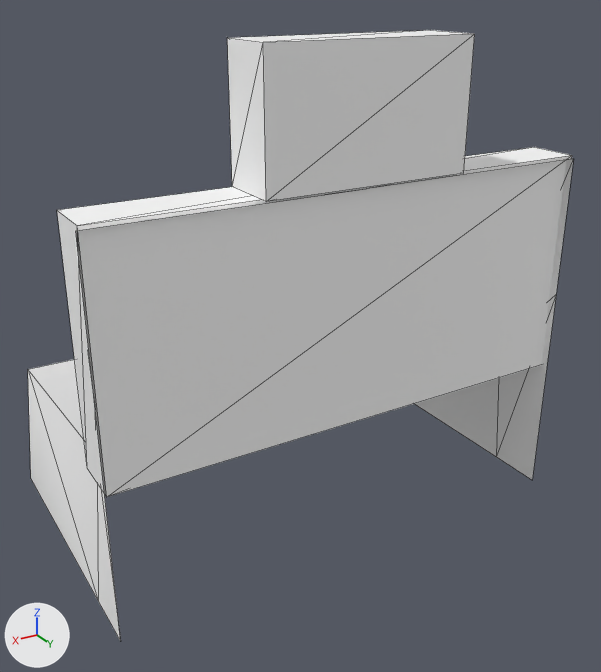
Before and after pictures for a commit that changed the FBX model JustynsVehiclePack/common/media/models_X/vehicles/JVP_LRSeatRearLeft.fbx.
The view is the same before and after, from a 50 mm lens placed at (78.4, 140.2, 84.1), pointed at (29.7, 58.9, 43.4). Every picture has the same lights, and +X, +Y and +Z are marked at lower left. The older version comes first. Mesh edges are drawn as thin lines. Vertices at exactly the same position are counted once.

Names of what the first picture shows: 'JVP_LRSeatRearLeft'.
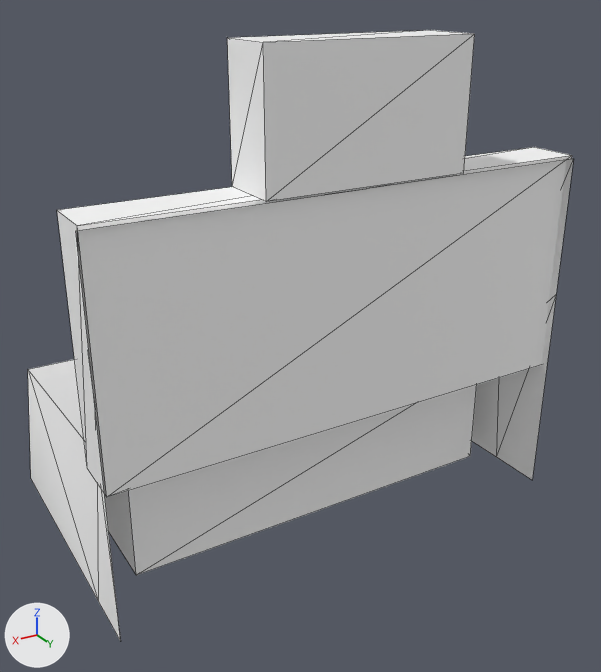
The newer file is also turned or shifted as a whole; pictures and numbers use the older file's frame.

What differs and where, as boxes (x1, y1, x2, y2) in the pictures (601 x 672 px):
part 1 of me_jvp_lrseatrearleft, added: after (104, 385, 477, 575)

Edits to the bpy script that builds the scene:
```text
Change me_jvp_lrseatrearleft:
    used by ob_jvp_lrseatrearleft; location = (0.0, 0.0, 0.0)
    remove me_jvp_lrseatrearleft.from_pydata(...)  # 33 vertices, 45 faces; spans x 0.5..59.9, y 37.4..73.3, z 20.9..79.0
    add me_jvp_lrseatrearleft.from_pydata(...)  # 41 vertices, 57 faces; spans x 0.5..59.9, y 37.4..73.3, z 20.9..79.0
    me_jvp_lrseatrearleft part 1: a new loose piece, a box spanning x 5.0..55.0, y 41.3..64.8, z 21.5..36.0, in mat_truckinterior (white #ffffff)
```
